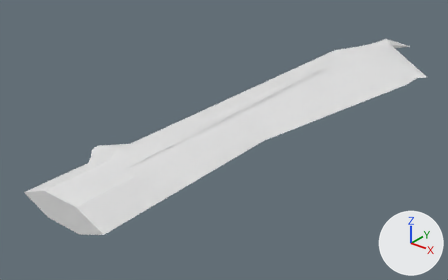
An edit to the glTF model godot/assets/waffen/modelle/messerklinge/t6_3.glb, drawn before and after from the same camera.
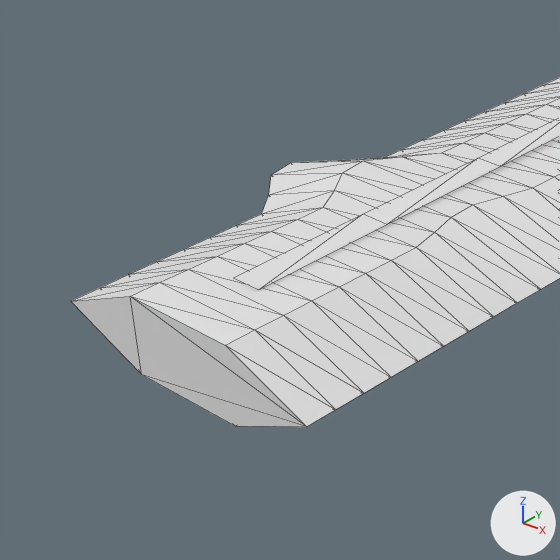
Each version is shown whole from a camera (50 mm lens) standing at (0.1466, -0.0139, 0.1079) and looking at (-0.0084, 0.1799, -0.0122), then close up on the part from 0% to 42% of the width and 32% to 100% of the height. Every picture has the same lights, and +X, +Y and +Z are marked at lower right. The first two pictures are the older version. The close-ups show mesh edges as thin lines. Vertices at exactly the same position are counted once.

The older version as bpy lines, for what is in view:
```python
me_messerklinge_t6_3 = bpy.data.meshes.new('messerklinge_t6_3')
me_messerklinge_t6_3.from_pydata(...)  # 397 vertices, 750 faces; spans x -0.028..0.042, y 0.086..0.324, z -0.005..0.005
# faces by material slot: [718, 32]
me_messerklinge_t6_3.materials.append(mat_klinge)  # white #e7e7e7
me_messerklinge_t6_3.materials.append(mat_leucht)  # white #e7e7e7
ob_messerklinge_t6_3 = bpy.data.objects.new('messerklinge_t6_3', me_messerklinge_t6_3)
ob_messerklinge_t6_3.location = (0.0, 0.0, 0.0)
```
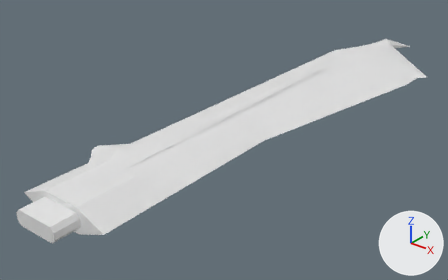
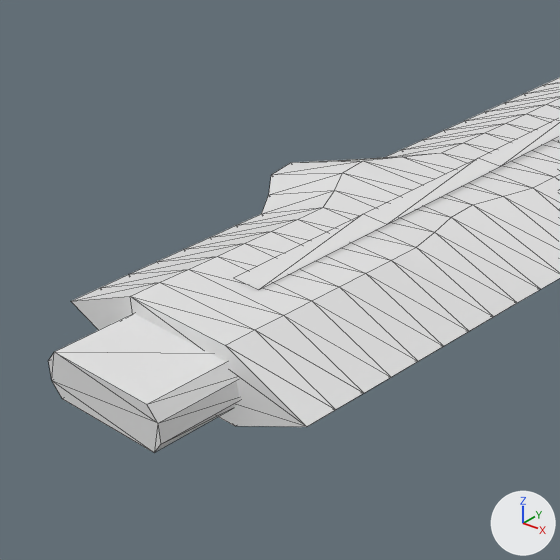
What differs and where, as boxes [x1, y1, x2, y2] in the close-ups (560 x 560 px):
'messerklinge_t6_3', reshaped
    before: [71, 77, 560, 427]
    after: [49, 77, 560, 452]
part 1 of me_messerklinge_t6_3, added
    after: [49, 313, 239, 452]

What changed in the scene script:
```text
Add mat_beschlag:
    mat_beschlag = principled_material('beschlag')
    mat_beschlag.base_color = (0.8, 0.8, 0.8)  # white #e7e7e7
Change me_messerklinge_t6_3:
    used by ob_messerklinge_t6_3; location = (0.0, 0.0, 0.0)
    remove me_messerklinge_t6_3.from_pydata(...)  # 397 vertices, 750 faces; spans x -0.028..0.042, y 0.086..0.324, z -0.005..0.005
    add me_messerklinge_t6_3.from_pydata(...)  # 413 vertices, 778 faces; spans x -0.028..0.042, y 0.076..0.324, z -0.005..0.005
    me_messerklinge_t6_3 part 1: a new loose piece of 16 vertices spanning x -0.009..0.009, y 0.076..0.088, z -0.003..0.003, in mat_beschlag (white #e7e7e7)
    add me_messerklinge_t6_3.materials.append(mat_beschlag)  # white #e7e7e7
```
